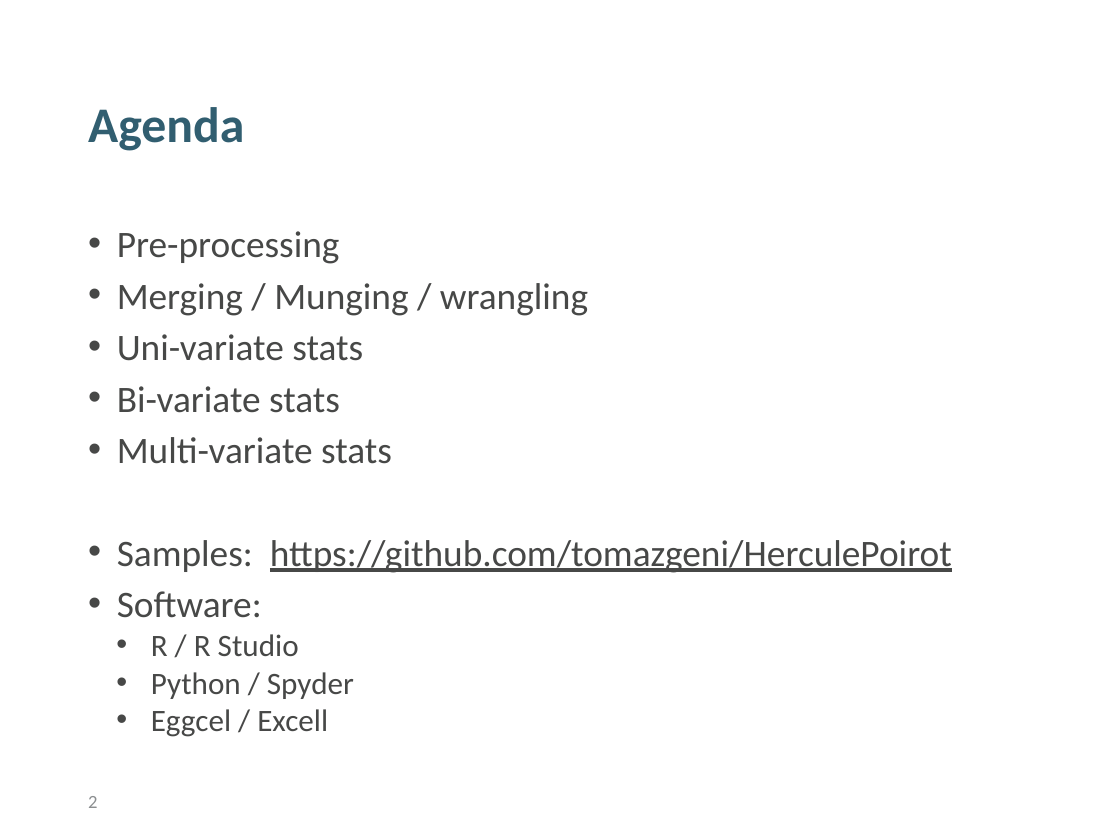
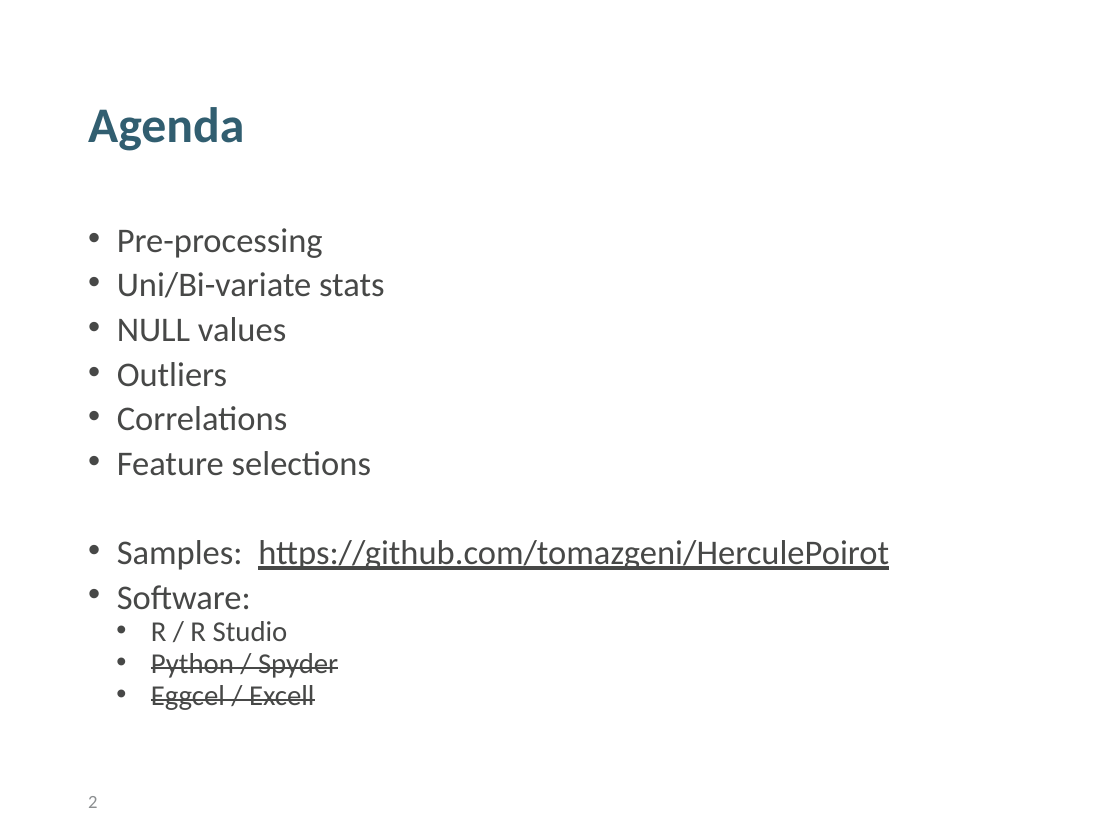
Before and after one commit to tomazgeni/HerculePoirot, a slide deck: slide 2 of PredpripravaObdelavaPodatkov_Delavnica.pptx. Drawn at 1120x840 pixels with LibreOffice and Linux fonts; fonts in the diff are those of the drawing; background and template pictures are left out. Boxes give left, top, right and bottom in pixels: in the first picture for what was removed or moved away, otherwise in the second. Text is boxed around its words. In the diff, an @@ line names an element or a change of style, - is before the commit and + after.

```diff
--- a/PredpripravaObdelavaPodatkov_Delavnica.pptx
+++ b/PredpripravaObdelavaPodatkov_Delavnica.pptx
@@ text at [117, 228, 889, 710]: size 24 to 22.2 pt in "Pre-processing", "Samples: https://github.com/tomazgeni/HerculePoirot", "Software:"; size 20 to 18.5 pt in "R / R Studio", "Python / Spyder", "Eggcel / Excell"; strikethrough on in "Python / Spyder", "Eggcel / Excell"; line spacing 0.8 to 0.7 @@
@@ text at [117, 272, 384, 476]: text changed; size 24 to 22.2 pt @@
-• Merging / Munging / wrangling
-• Uni-variate stats
-• Bi-variate stats
-• Multi-variate stats
+• Uni/Bi-variate stats
+• NULL values
+• Outliers
+• Correlations
+• Feature selections
```
Also in this commit, not shown: 5 slides added.
